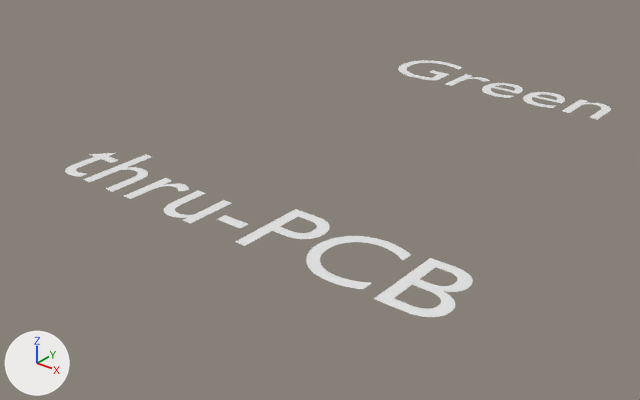
A saved change to the Blender file parts/LTST-C230-UC/LTST-C230-UC.verif.blend.
Camera for both pictures: a 50 mm camera at (1.258, -1.891, 0.916) aimed at (-0.114, -0.176, -0.147). Lighting does not change. The marker at lower left points along +X, +Y and +Z.

Objects in the first picture: 'Text', 'Text.001'.
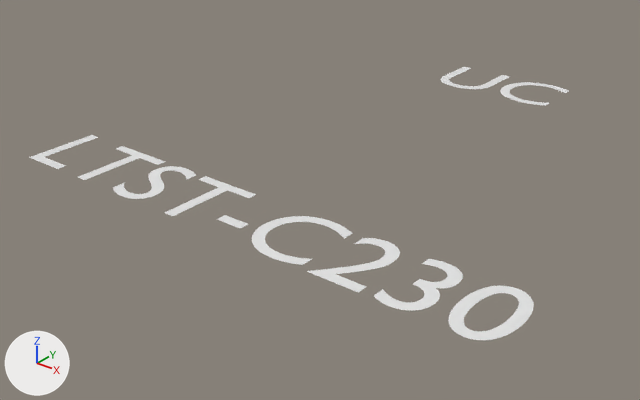
Commit message: Make verif models appropriately generic

What differs and where, as boxes (x1, y1, x2, y2) in the pictures (640 x 400 px):
'Text.001', text changed
    before: (65, 153, 473, 317)
    after: (29, 135, 534, 340)
'Text', text changed
    before: (398, 60, 611, 120)
    after: (441, 67, 569, 106)

The change in detail:
In text 'Text' (txt_text), body goes from 'Green' to 'UC'.
In text 'Text.001' (txt_text_001), body goes from 'thru-PCB' to 'LTST-C230'.
